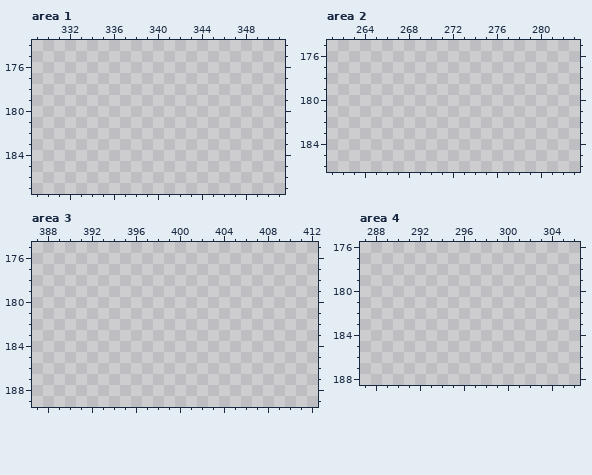
Pixel-art file, stored at Aseprite/Tiles/FloorTileset.aseprite. The first picture shows the starting point.
500x500 pixels, 1 frame. Colours within 5 levels of each other are drawn and written as one. Shown: area 1: x 329..351, y 174..187; area 2: x 261..283, y 175..186; area 3: x 387..412, y 175..189; area 4: x 287..306, y 176..188. The commit also changed other parts of the picture, which this record leaves out.
The result:
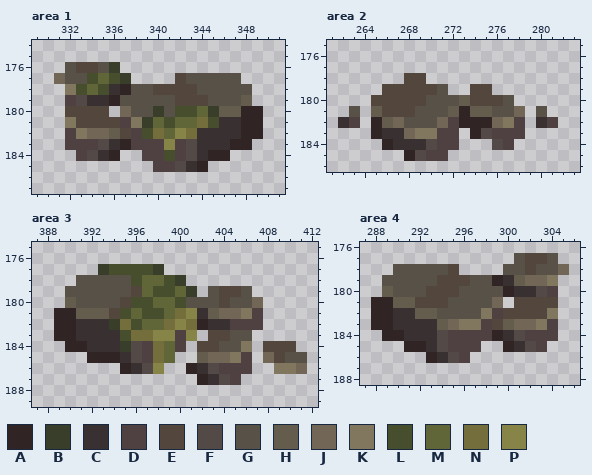
Palette (. is transparent): A #302424  B #393e2a  C #393131  D #4f4141  E #53473d  F #534946  G #585147  H #645c4d  J #726757  K #80775e  L #474e2e  M #606637  N #746e3d  P #868446
Changes in this commit:
{"where": "area 1, layer \"roña\""}
{"y":176,"x":332,"old":".....","new":"GEEGB"}
{"y":177,"x":331,"old":".......","new":"JGGLMLB"}
{"y":177,"x":342,"old":"......","new":"EGGGGG"}
{"y":178,"x":332,"old":".................","new":"KLMLCAGGEEEEGGGGG"}
{"y":179,"x":332,"old":".................","new":"DFCCAGGGGGEEEGGGH"}
{"y":180,"x":332,"old":"....","new":"EEEE"}
{"y":180,"x":337,"old":".............","new":"JGGBGLLMBHHAA"}
{"y":181,"x":332,"old":"..................","new":"KEEEEDKBMLMMNLCCAA"}
{"y":182,"x":332,"old":"..................","new":"DKJJHEDLNMPNCCCCAA"}
{"y":183,"x":332,"old":".................","new":"DDDFCADDDPDFCCCAA"}
{"y":184,"x":333,"old":"....","new":"DFCA"}
{"y":184,"x":339,"old":"........","new":"DDLDFCAA"}
{"y":185,"x":340,"old":".....","new":"DDFCA"}
{"where": "area 2, layer \"roña\""}
{"y":178,"x":268,"old":"..","new":"EE"}
{"y":179,"x":266,"old":"......","new":"EEEEEG"}
{"y":179,"x":274,"old":"..","new":"EE"}
{"y":180,"x":265,"old":".............","new":"EEEEEGGGHEEEG"}
{"y":181,"x":263,"old":".","new":"G"}
{"y":181,"x":265,"old":"..............","new":"HEEEGGGHAHHGGJ"}
{"y":181,"x":280,"old":".","new":"G"}
{"y":182,"x":262,"old":"..","new":"CD"}
{"y":182,"x":265,"old":"..............","new":"AHJGGGJDAAAJKD"}
{"y":182,"x":280,"old":"..","new":"CD"}
{"y":183,"x":265,"old":"........","new":"ACCJKKDD"}
{"y":183,"x":274,"old":".....","new":"AFDDD"}
{"y":184,"x":266,"old":".......","new":"ACCCFDD"}
{"y":184,"x":276,"old":"..","new":"FD"}
{"y":185,"x":268,"old":"....","new":"AFDD"}
{"where": "area 3, layer \"roña\""}
{"y":177,"x":393,"old":"......","new":"BLLLLB"}
{"y":178,"x":391,"old":"..........","new":"GGGGGLMMLB"}
{"y":179,"x":390,"old":"............","new":"GGGGGGEMLLMB"}
{"y":179,"x":403,"old":"....","new":"GEEG"}
{"y":180,"x":390,"old":"..................","new":"HGGGGELLMMLGGGEGGJ"}
{"y":181,"x":389,"old":"...................","new":"AAHHHELMLLMNPCHJJKD"}
{"y":182,"x":389,"old":"...................","new":"AACCCBNLMMNPNACCDDD"}
{"y":183,"x":389,"old":".............","new":"AACCCCLNNPPDP"}
{"y":183,"x":403,"old":"....","new":"EEGG"}
{"y":184,"x":390,"old":"...........","new":"AACCCBFDNMD"}
{"y":184,"x":402,"old":".....","new":"EEGGK"}
{"y":184,"x":408,"old":"...","new":"EEE"}
{"y":185,"x":392,"old":"........","new":"AAACFDNM"}
{"y":185,"x":402,"old":".....","new":"HJJKD"}
{"y":185,"x":408,"old":"....","new":"JEGG"}
{"y":186,"x":395,"old":"....","new":"ACFP"}
{"y":186,"x":401,"old":"......","new":"ACFDDD"}
{"y":186,"x":409,"old":"...","new":"KKJ"}
{"y":187,"x":402,"old":"....","new":"ACFD"}
{"where": "area 4, layer \"roña\""}
{"y":177,"x":301,"old":"....","new":"GEEG"}
{"y":178,"x":290,"old":"......","new":"GGGGGE"}
{"y":178,"x":300,"old":"......","new":"GGEGGJ"}
{"y":179,"x":289,"old":"................","new":"GGGGGEEEGGACHJJK"}
{"y":180,"x":289,"old":"................","new":"HGGGEEEGGGGACCFD"}
{"y":181,"x":288,"old":"............","new":"AAHHEEEGGGGJ"}
{"y":181,"x":301,"old":"....","new":"EEEE"}
{"y":182,"x":288,"old":".................","new":"AACCHHGGGGKDEEEEK"}
{"y":183,"x":288,"old":".................","new":"AACCCCHJKKDEHJJKD"}
{"y":184,"x":289,"old":"................","new":"AACCCFDDDDACFDDD"}
{"y":185,"x":291,"old":".......","new":"AACFDDD"}
{"y":185,"x":300,"old":"....","new":"ACFD"}
{"y":186,"x":293,"old":"....","new":"ACFD"}
